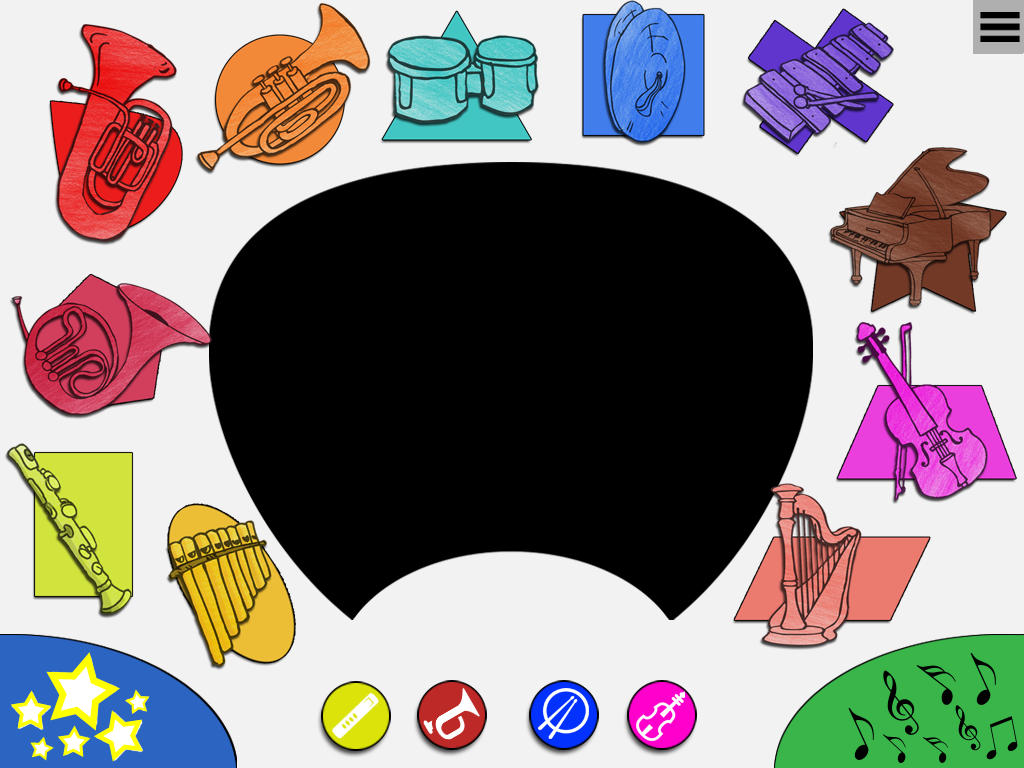
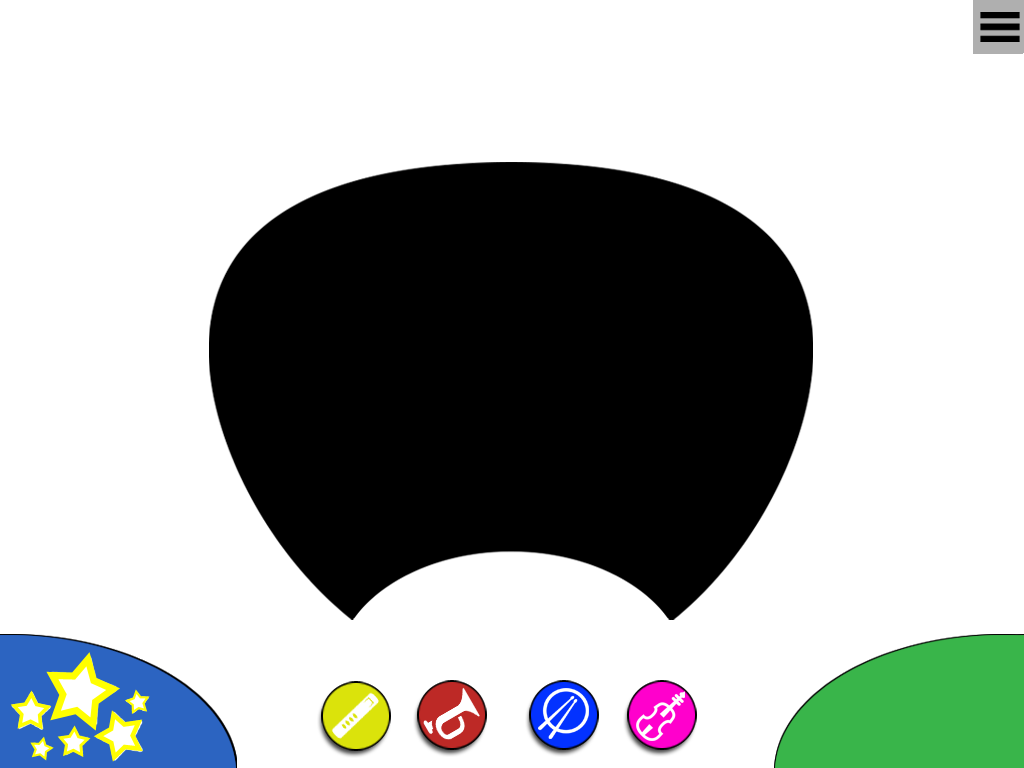
Layered file, before and after one edit (1024 x 768). Changes by layer:
renamed "Layer 10" to "Layer 22", hid it, painted on it over <box>5,0,1017,671</box>
removed group "btns" (14 layers) over <box>0,0,1024,768</box>
added group "btn_play" (1st of 2) with 3 layers above "btn_menu" over <box>774,634,1018,764</box>
moved "btn_play" (2nd of 2, in "btn_play") into group "btn_play" over <box>775,635,1018,763</box>
moved "btn_play copy" into group "btn_play" over <box>774,634,1018,764</box>
removed layer "Layer 20" from group "btns" over <box>848,652,1018,763</box>
added group "btn_demo" (1st of 2) with 4 layers above "btn_brass" over <box>26,634,238,764</box>
moved "Layer 11" into group "btn_demo" over <box>123,652,150,663</box>
moved "btn_demo" (2nd of 2, in "btn_demo") into group "btn_demo" over <box>40,635,236,752</box>
moved "btn_demo copy" into group "btn_demo" over <box>26,634,238,764</box>
moved "btn_brass" out of group "btns" over <box>413,680,487,757</box>
moved "btn_woodwind" out of group "btns" over <box>317,681,391,758</box>
moved "btn_string" out of group "btns" over <box>623,680,697,757</box>
moved "btn_percussion" out of group "btns" over <box>525,680,599,757</box>
moved "Layer 5" into group "background_NOEXPORT" over <box>0,0,1024,768</box>
